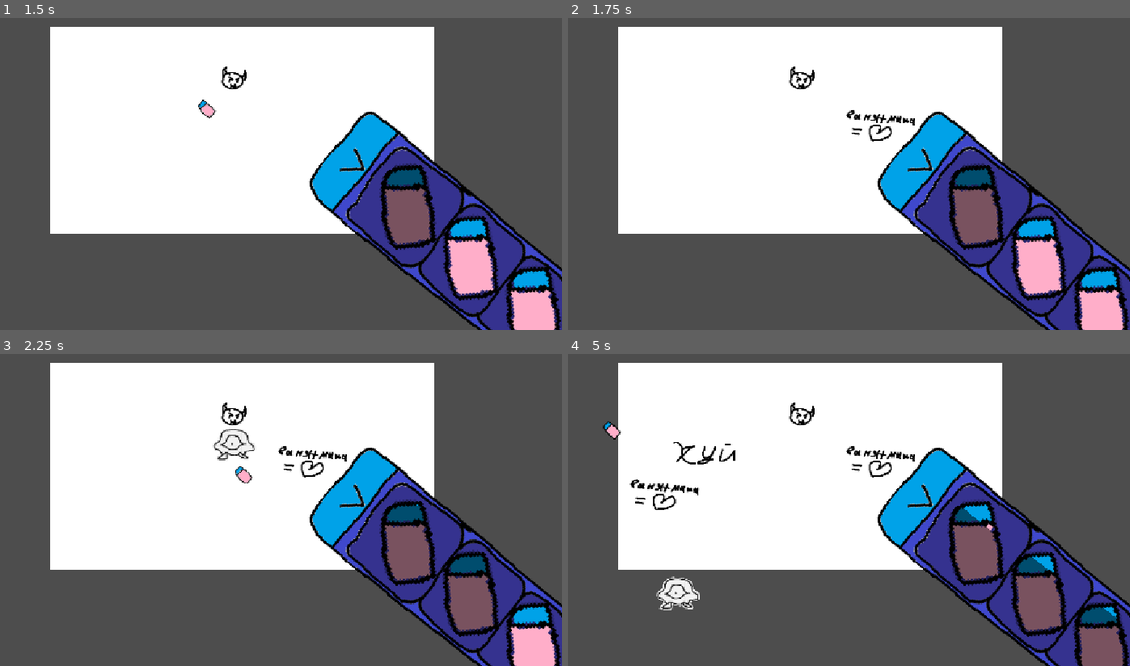
Above: before the commit, frames 1-4 (two rows, left to right).
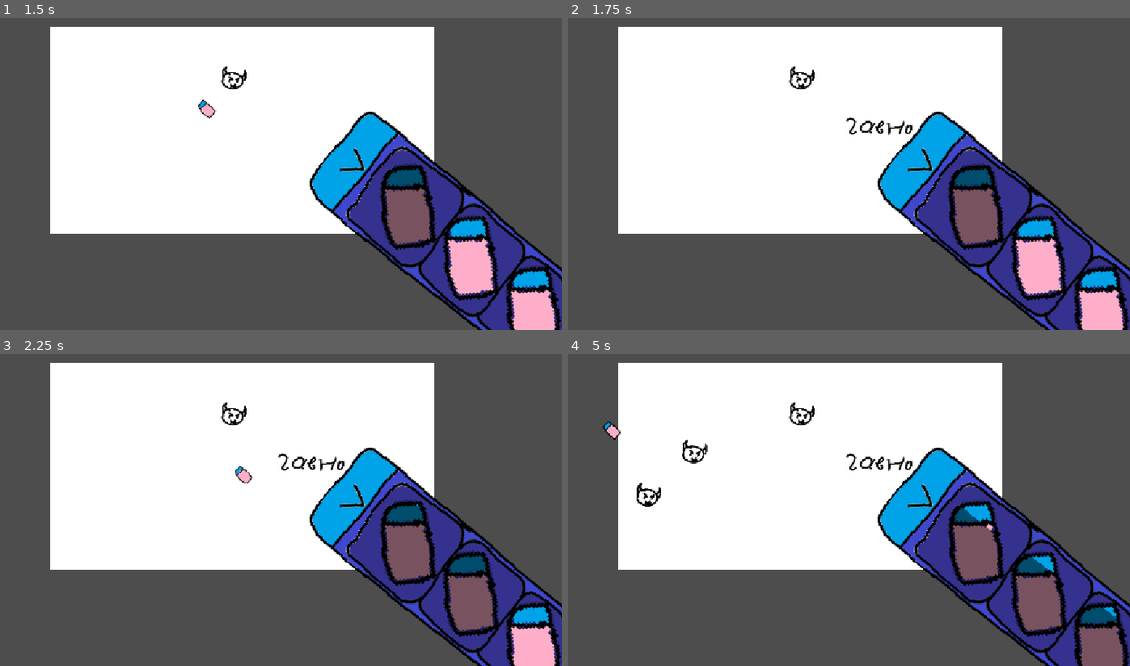
Above: after the commit, the same moments.

Repository: AmongRyzh/maxter-s-jam-2026
Game: Godot game, scene res://gameplay.tscn
Same seed, same stepped clock (60 frames per second), same inputs: the game is played once before the commit and once after it. The engine's default icon, where the game draws it, is replaced by a stand-in: a white triangle on a blue panel in a dark square.
Inputs (mouse positions are in pixels of both pictures, inside the frame that each line leads up to):
- Up to frame 1 (1.5 s): move the mouse to (517, 295) at 0.52 s; click (517, 295) at 0.67 s; move the mouse to (410, 208) at 1.27 s; click (410, 208) at 1.42 s
- Up to frame 2 (1.75 s): no input
- Up to frame 3 (2.25 s): tap Enter at 2 s; move the mouse to (472, 594) at 2.02 s; click (472, 594) at 2.17 s
- Up to frame 4 (5 s): tap Space at 2.75 s; move the mouse to (1101, 647) at 2.77 s; click (1101, 647) at 2.92 s; move the mouse to (1000, 538) at 3.52 s; click (1000, 538) at 3.67 s; move the mouse to (612, 428) at 4.27 s; click (612, 428) at 4.42 s

Frame 1 is identical in both runs. In frame 2, 0.4% of the frame differs, in the area x 49-62%, y 29-40%; in frame 3, 0.7%; in frame 4, 1.7%, in the area x 10-62%, y 27-83%.

Commit message:
клочок бумаги + учитель имплементированы

Diff:
--- a/dangers/danger.gd
+++ b/dangers/danger.gd
@@ -9,9 +9,14 @@
 
 var z_axis = 0.0 # simulate throwing the projectile on the z-axis by adding that z-axis to the y-axis
 var is_launch: bool = false
+var landed: bool = false
+
+var eraser : Eraser
 
 ## Called when the node enters the scene tree for the first time.
-#func _ready():
+func _ready():
+	body_entered.connect(_on_body_entered)
+
 	#launch_projectile(global_position, Vector2(1, 1), 400, 45)
 
 func _process(delta):
@@ -26,6 +31,11 @@
 			global_position = initial_position + throw_direction * x_axis ## Move everything along the 'x-axis'
 
 			$Projectile.position.y = -z_axis
+		else:
+			if !landed:
+				landed = true
+				if eraser:
+					eraser.current_eraser_durability = 0
 
 func launch_projectile(initial_pos: Vector2, direction: Vector2, desired_distance: float, desired_angle_deg: float):
 	initial_position = initial_pos
@@ -41,5 +51,9 @@
 	is_launch = true
 
 func _on_body_entered(body: Node2D):
-	if body is Eraser and z_axis <= 0:
-		body.current_eraser_durability = 0
+	if body is Eraser:
+		eraser = body
+
+func _on_body_exited(body: Node2D):
+	if body is Eraser:
+		eraser = null
--- a/eraser/eraser.gd
+++ b/eraser/eraser.gd
@@ -9,6 +9,7 @@
 		current_eraser_durability = value
 		$TextureProgressBar.value = current_eraser_durability
 		if current_eraser_durability <= 0.0:
+			#get_tree().current_scene.eraser = null
 			queue_free()
 
 @export var durability_decrease_rate: float = 2.0
--- a/gameplay.gd
+++ b/gameplay.gd
@@ -16,7 +16,7 @@
 var object_with_durability_decrease : PainterImage :
 	set(value):
 		object_with_durability_decrease = value
-		print("gameplay: set object_with_durability_decrease to ", value)
+		#print("gameplay: set object_with_durability_decrease to ", value)
 func get_additional_durability_decrease_rate() -> float:
 	return object_with_durability_decrease.additional_durability_decrease if object_with_durability_decrease else 0
 func get_additional_durability_object_z_index() -> int:
@@ -25,7 +25,7 @@
 var object_with_slowdown_factor : PainterImage :
 	set(value):
 		object_with_slowdown_factor = value
-		print("gameplay: set object_with_slowdown_factor to ", value)
+		#print("gameplay: set object_with_slowdown_factor to ", value)
 func get_eraser_slowdown_factor() -> float:
 	return object_with_slowdown_factor.eraser_slowdown_factor if object_with_slowdown_factor else 0
 func get_eraser_slowdown_factor_object_z_index() -> int:
@@ -37,6 +37,9 @@
 @export var begin_random_event_timer: Timer
 @export var monster_spawn_timer: RandomTimer
 @export var danger_spawn_timer: RandomTimer
+@export var teacher_cooldown_timer: Timer
+@export var teacher_walk_timer: Timer
+@export var teacher_look_timer: Timer
 
 @export var monster: PackedScene
 
@@ -63,6 +66,9 @@
 		)
 
 func _spawn_bad_text():
+	if teacher_cooldown_timer.is_stopped():
+		return
+
 	var bad_text = bad_texts.pick_random()
 
 	painter_image.fill_texture(bad_text, Rect2i(Vector2.ZERO, bad_text.get_size()),
@@ -118,8 +124,25 @@
 
 	return opaque_count
 
+func get_pixel_count_of_color(texture: Texture, color: Color) -> int:
+	var img: Image = texture.get_image()
+	if img.is_compressed():
+		img.decompress()
+
+	# Gets a bounding box enclosing only the visible parts of the image
+	var used_rect: Rect2i = img.get_used_rect()
+	var color_count: int = 0
+
+	# Only loop inside the bounding rectangle containing visible pixels
+	for y in range(used_rect.position.y, used_rect.end.y):
+		for x in range(used_rect.position.x, used_rect.end.x):
+			if img.get_pixel(x, y).is_equal_approx(color):
+				color_count += 1
+
+	return color_count
+
 func spawn_packed_at_random_pos(packed: PackedScene):
-	var pos = Vector2(randf_range(100, 1052), randf_range(100, 548))
+	var pos = get_random_pos_in_viewport_with_offset(100)
 	spawn_packed_at_pos(packed, pos)
 
 func spawn_packed_at_pos(packed: PackedScene, pos: Vector2):
@@ -130,9 +153,26 @@
 	else:
 		print("failed to instantiate ", packed, "!")
 
+func get_random_pos_in_viewport_with_offset(offset: float) -> Vector2:
+	return Vector2(randf_range(offset, get_viewport().get_visible_rect().size.x - offset), randf_range(offset, get_viewport().get_visible_rect().size.y - offset))
+
 func _spawn_danger():
-	var danger = dangers.pick_random()
+	var danger = dangers.pick_random().instantiate()
 
+	var initial_pos : Vector2
+	initial_pos.x = -100 if randi_range(0, 1) == 0 else get_viewport().get_visible_rect().size.x + 100
+	initial_pos.y = randf_range(0, get_viewport().get_visible_rect().size.y)
+
+	print(eraser)
+
+	var target_pos = eraser.position if eraser != null else get_random_pos_in_viewport_with_offset(100)
+
+	var direction : Vector2 = initial_pos.direction_to(target_pos)
+	var dist : float = initial_pos.distance_to(target_pos)
+
+	add_child(danger)
+
+	danger.launch_projectile(initial_pos, direction, dist, 45)
 
 #func _draw():
 	#if eraser:
--- a/gameplay.tscn
+++ b/gameplay.tscn
@@ -4,12 +4,16 @@
 [ext_resource type="Script" uid="uid://db0hhb4dmtav6" path="res://gameplay.gd" id="1_xuee5"]
 [ext_resource type="Texture2D" uid="uid://g8vti6go8x6g" path="res://icon.svg" id="2_ej4tk"]
 [ext_resource type="Script" uid="uid://bjgg4hau4g8qm" path="res://painter_image.gd" id="3_oe8ih"]
+[ext_resource type="PackedScene" uid="uid://bgq7hkw7b1sxc" path="res://dangers/paper_ball/paper_ball.tscn" id="4_2ihbs"]
 [ext_resource type="PackedScene" uid="uid://d013mvwu2oiqi" path="res://eraser/eraser.tscn" id="5_cbffv"]
 [ext_resource type="PackedScene" uid="uid://dx0sj2up1lxh1" path="res://monster/monster.tscn" id="7_0m7cd"]
 [ext_resource type="PackedScene" uid="uid://ckgtcmnk3ywpg" path="res://pencil_case/pencil_case.tscn" id="7_fbudy"]
 [ext_resource type="Script" uid="uid://dr86d7jfmead5" path="res://random_timer.gd" id="8_0m7cd"]
+[ext_resource type="Texture2D" uid="uid://b3bj2a1schior" path="res://teacher/teacher_looking.png" id="10_1qy1k"]
+[ext_resource type="Script" uid="uid://syvtw10xqyxe" path="res://teacher/teacher.gd" id="11_3n40r"]
+[ext_resource type="Texture2D" uid="uid://b5ofoqnche52t" path="res://teacher/teacher_not_looking.png" id="12_45aep"]
 
-[node name="Gameplay" type="Node2D" unique_id=1976024019 node_paths=PackedStringArray("painter_image", "bad_text_spawn_timer", "begin_random_event_timer", "monster_spawn_timer", "danger_spawn_timer")]
+[node name="Gameplay" type="Node2D" unique_id=1976024019 node_paths=PackedStringArray("painter_image", "bad_text_spawn_timer", "begin_random_event_timer", "monster_spawn_timer", "danger_spawn_timer", "teacher_cooldown_timer", "teacher_walk_timer", "teacher_look_timer")]
 top_level = true
 script = ExtResource("1_xuee5")
 painter_image = NodePath("PainterImage")
@@ -20,7 +24,11 @@
 begin_random_event_timer = NodePath("Timers/BeginRandomEventTimer")
 monster_spawn_timer = NodePath("Timers/MonsterSpawnTimer")
 danger_spawn_timer = NodePath("Timers/DangerSpawnTimer")
+teacher_cooldown_timer = NodePath("Timers/TeacherCooldownTimer")
+teacher_walk_timer = NodePath("Timers/TeacherWalkTimer")
+teacher_look_timer = NodePath("Timers/TeacherLookTimer")
 monster = ExtResource("7_0m7cd")
+dangers = Array[PackedScene]([ExtResource("4_2ihbs")])
 
 [node name="Sprite2D" type="Sprite2D" parent="." unique_id=1077234380]
 visible = false
@@ -39,11 +47,11 @@
 [node name="Timers" type="Node2D" parent="." unique_id=1585624531]
 
 [node name="BadTextSpawnTimer" type="Timer" parent="Timers" unique_id=1770689058]
-wait_time = 1.5999999999999999
+wait_time = 1.5
 autostart = true
 
 [node name="BeginRandomEventTimer" type="Timer" parent="Timers" unique_id=649961357]
-wait_time = 2.0
+wait_time = 22.5
 one_shot = true
 autostart = true
 
@@ -54,13 +62,40 @@
 pick_random_wait_time_again_on_restart = true
 
 [node name="DangerSpawnTimer" type="Timer" parent="Timers" unique_id=811568700]
-wait_time = 8.0
+wait_time = 7.0
 script = ExtResource("8_0m7cd")
 random_range = 4.0
 pick_random_wait_time_again_on_restart = true
 
+[node name="TeacherCooldownTimer" type="Timer" parent="Timers" unique_id=2019654275]
+wait_time = 15.0
+one_shot = true
+autostart = true
+
+[node name="TeacherWalkTimer" type="Timer" parent="Timers" unique_id=1905800822]
+wait_time = 15.0
+one_shot = true
+
+[node name="TeacherLookTimer" type="Timer" parent="Timers" unique_id=27168194]
+one_shot = true
+
 [node name="Eraser" parent="." unique_id=76445507 instance=ExtResource("5_cbffv")]
 durability_decrease_rate = 4.0
+
+[node name="Teacher" type="Sprite2D" parent="." unique_id=1773635809 node_paths=PackedStringArray("gameplay")]
+position = Vector2(1113, 980)
+texture = ExtResource("10_1qy1k")
+script = ExtResource("11_3n40r")
+pos_down = Vector2(1113, 980)
+pos_looking = Vector2(1113, 323)
+pos_up = Vector2(1113, -326)
+walking_duration = 6.0
+min_stop_time = 2.7
+max_stop_time = 4.1
+gameplay = NodePath("..")
+teacher_looking = ExtResource("10_1qy1k")
+teacher_not_looking = ExtResource("12_45aep")
+max_black_pixel_count = 150
 
 [node name="PencilCase" parent="." unique_id=653688394 instance=ExtResource("7_fbudy")]
 position = Vector2(1269.0001, 745.0001)
--- a/monster/monster.gd
+++ b/monster/monster.gd
@@ -16,7 +16,7 @@
 	$CooldownTimer.timeout.emit()
 
 func _physics_process(delta):
-	if global_position.distance_to(current_destination) > 5:
+	if global_position.distance_to(current_destination) > 30:
 		global_position += global_position.direction_to(current_destination) * speed * delta
 	else:
 		if $CooldownTimer.is_stopped():
--- a/monster/monster.tscn
+++ b/monster/monster.tscn
@@ -7,10 +7,10 @@
 [sub_resource type="RectangleShape2D" id="RectangleShape2D_0g571"]
 size = Vector2(80, 64)
 
-[node name="Monster" type="AnimatableBody2D" unique_id=1435944760]
+[node name="Monster" type="AnimatableBody2D" unique_id=1435944760 groups=["monster"]]
 collision_layer = 2
 script = ExtResource("1_okp8s")
-speed = 650.0
+speed = 750.0
 
 [node name="CollisionShape2D" type="CollisionShape2D" parent="." unique_id=140659944]
 shape = SubResource("RectangleShape2D_0g571")
@@ -24,5 +24,5 @@
 erase_color = Color(1, 1, 1, 0)
 
 [node name="CooldownTimer" type="Timer" parent="." unique_id=1794914289]
-wait_time = 0.3
+wait_time = 0.15
 one_shot = true
--- /dev/null
+++ b/teacher/teacher.gd
@@ -0,0 +1,93 @@
+extends Sprite2D
+
+@export var pos_down : Vector2
+@export var pos_looking : Vector2
+@export var pos_up : Vector2
+
+@export var walking_duration : float = 7
+
+@export var min_stop_time : float = 3
+@export var max_stop_time : float = 5
+
+@export var gameplay: Gameplay
+
+var tween : Tween
+var tween_elapsed_time : float
+
+@export var teacher_looking: CompressedTexture2D
+@export var teacher_not_looking: CompressedTexture2D
+
+@export var max_black_pixel_count: int
+
+var is_looking : bool = false :
+	set(value):
+		is_looking = value
+		if value:
+			texture = teacher_looking
+		else:
+			texture = teacher_not_looking
+
+var blinking : bool
+
+# Called when the node enters the scene tree for the first time.
+func _ready():
+	is_looking = false
+
+	position = pos_down
+
+	gameplay.teacher_cooldown_timer.timeout.connect(func():
+		if tween:
+			tween.kill()
+
+		tween = create_tween()
+		tween.tween_property(self, "position", pos_up, walking_duration)
+
+		gameplay.teacher_walk_timer.start(randf_range(min_stop_time, max_stop_time))
+		)
+
+	gameplay.teacher_walk_timer.timeout.connect(func():
+		tween_elapsed_time = tween.get_total_elapsed_time()
+		if tween:
+			tween.kill()
+
+		is_looking = true
+
+		var black_pixel_count = gameplay.get_pixel_count_of_color(gameplay.painter_image.texture, Color.BLACK)
+		print(black_pixel_count)
+
+		var monster_count := get_tree().get_node_count_in_group('monster')
+		print(monster_count)
+
+		if black_pixel_count > max_black_pixel_count:
+			get_tree().reload_current_scene()
+
+		gameplay.teacher_look_timer.start()
+		)
+
+	gameplay.teacher_look_timer.timeout.connect(func():
+		if tween:
+			tween.kill()
+
+		is_looking = false
+
+		tween = create_tween()
+		tween.tween_property(self, "position", pos_up, walking_duration - tween_elapsed_time)
+
+		tween.tween_callback(func():
+			position = pos_down
+			gameplay.teacher_cooldown_timer.start()
+			)
+		)
+
+func _process(delta):
+	if gameplay.teacher_walk_timer.time_left <= 0.5 and !gameplay.teacher_walk_timer.is_stopped() and !blinking:
+		_blink()
+
+func _blink():
+	blinking = true
+	var tween := create_tween()
+	tween.set_parallel(false)
+	for i in 5:
+		tween.tween_property(self, "modulate", Color.RED, 0.05)
+		tween.tween_property(self, "modulate", Color.WHITE, 0.05)
+	tween.tween_callback(func(): blinking = false)
Renamed: bad_texts/bad_text_1.png -> bad_text_1.png
Not shown, changed: bad_text_1.png.import
Not shown, added: teacher/teacher.gd.uid
Binary file added: teacher/teacher_looking.png
Not shown, added: teacher/teacher_looking.png.import
Binary file added: teacher/teacher_not_looking.png
Not shown, added: teacher/teacher_not_looking.png.import
